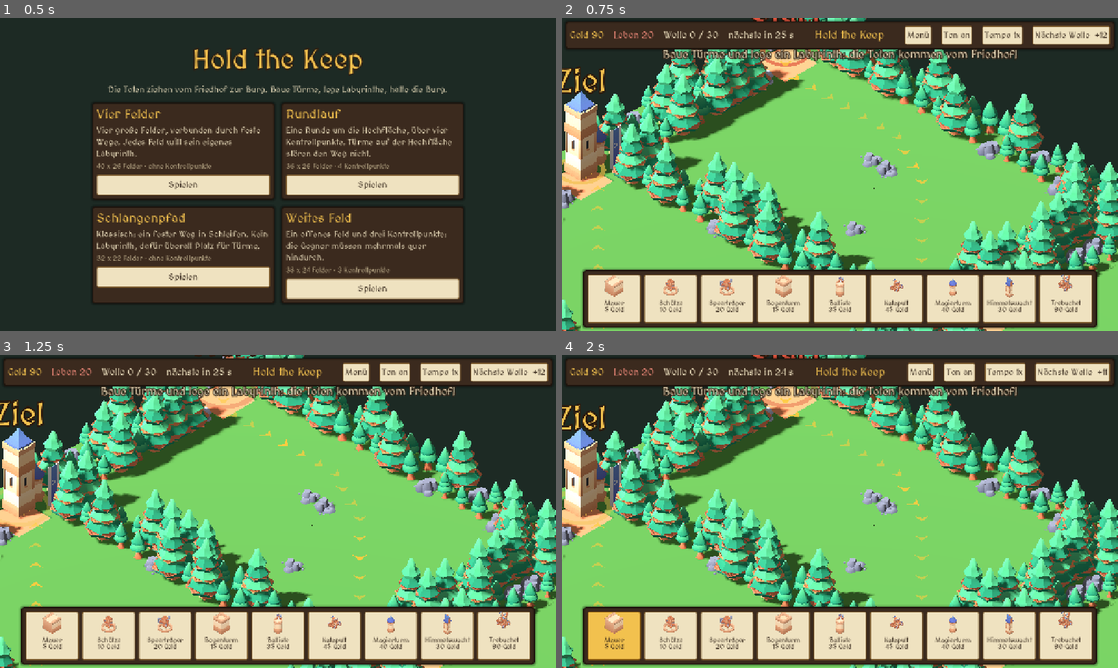
Above: before the commit, frames 1-4 (two rows, left to right).
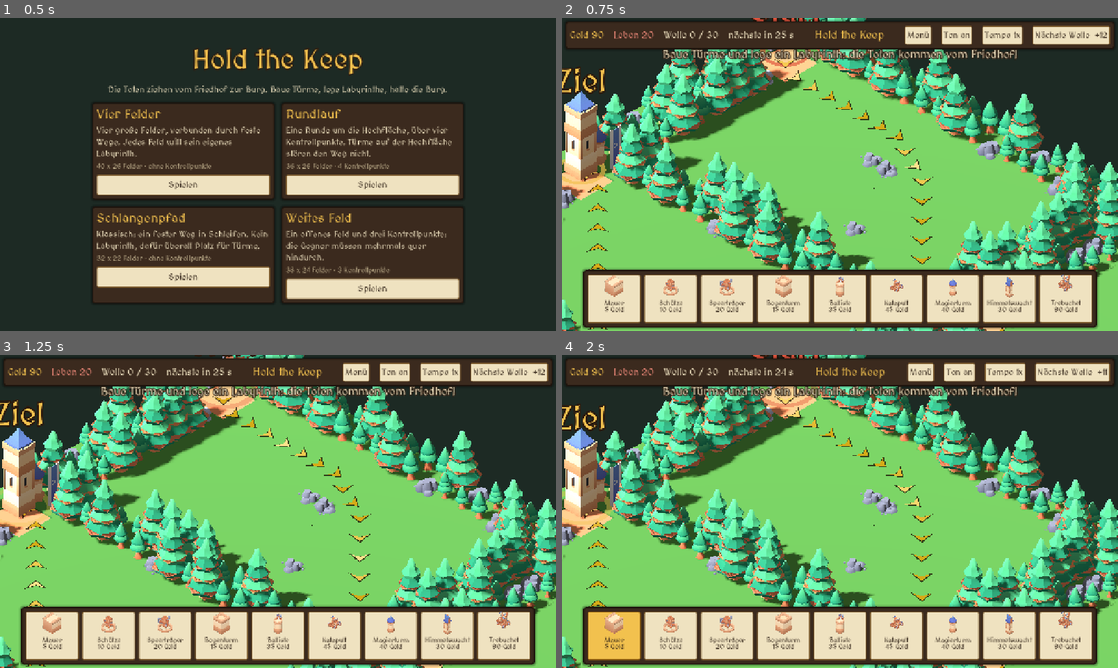
Above: after the commit, the same moments.

Repository: aikitori/hold-the-keep
Game: Godot game, scene res://scenes/menu.tscn
The game is run twice, just before and just after one commit, with the same random seed, the same clock (stepped at 60 frames per second) and the same inputs.
Inputs (mouse positions are in pixels of both pictures, inside the frame that each line leads up to):
- Up to frame 1 (0.5 s): no input
- Up to frame 2 (0.75 s): click "Spielen" at 0.5 s
- Up to frame 3 (1.25 s): no input
- Up to frame 4 (2 s): click (612, 636) at 1.27 s

Frame 1 is identical in both runs. In frame 2, 0.7% of the frame differs, in the area x 4-80%, y 13-100%; in frame 3, 0.7%; in frame 4, 0.8%.

Commit message:
Gemischte Wellen, sechs neue Gegnerarten, deutlichere Wegpfeile
Neue Varianten der vorhandenen Figuren (Farbe, Größe, Fähigkeit): Dieb, Knochenwicht (im Rudel),
Ghul (heilt sich), Schwarzer Ritter und Orkhäuptling (Rüstung, Magie und Feuer gehen durch),
Irrlicht (Flieger). Ab Welle 6 kommen gemischte Gruppen mit 2 bis 4 Arten, ab Welle 15 auch
bei den Bossbegleitern. Wegpfeile größer, kräftiger und mit dunklem Rand. Screenshot aller
Gegner mit shot.tscn gegner.

Co-Authored-By: Claude Opus 5.5 <noreply@anthropic.com>

Diff:
--- a/scripts/defs.gd
+++ b/scripts/defs.gd
@@ -113,17 +113,34 @@
 }
 
 ## model: Figur, lift: Höhe über dem Boden (manche Figuren stehen tiefer im Modell), air: fliegt geradeaus
-## über alles hinweg (von Kontrollpunkt zu Kontrollpunkt).
+## über alles hinweg (von Kontrollpunkt zu Kontrollpunkt). tint: Färbung (multipliziert), armor: zieht so viel
+## von jedem Treffer ab (höchstens 75 %, Magie und Feuer gehen durch), regen: heilt Anteil der Lebenspunkte
+## je Sekunde, solange er nicht brennt. from: erste Welle, in der die Art in gemischten Wellen vorkommt.
 const ENEMIES := {
-	&"skeleton": {"name": "Skelett", "model": "graveyard/character-skeleton", "hp": 21.0, "speed": 1.5, "gold": 2, "lift": 0.2},
-	&"bandit": {"name": "Räuber", "model": "dungeon/character-human", "hp": 34.0, "speed": 1.2, "gold": 2, "lift": 0.0},
-	&"zombie": {"name": "Zombie", "model": "graveyard/character-zombie", "hp": 56.0, "speed": 0.8, "gold": 3, "lift": 0.2},
-	&"orc": {"name": "Ork", "model": "dungeon/character-orc", "hp": 82.0, "speed": 1.0, "gold": 4, "lift": 0.0},
+	&"skeleton": {"name": "Skelett", "model": "graveyard/character-skeleton", "hp": 21.0, "speed": 1.5, "gold": 2, "lift": 0.2, "from": 1},
+	&"bandit": {"name": "Räuber", "model": "dungeon/character-human", "hp": 34.0, "speed": 1.2, "gold": 2, "lift": 0.0, "from": 2},
+	&"zombie": {"name": "Zombie", "model": "graveyard/character-zombie", "hp": 56.0, "speed": 0.8, "gold": 3, "lift": 0.2, "from": 3},
+	&"orc": {"name": "Ork", "model": "dungeon/character-orc", "hp": 82.0, "speed": 1.0, "gold": 4, "lift": 0.0, "from": 6},
+	&"runner": {"name": "Dieb", "model": "dungeon/character-human", "hp": 20.0, "speed": 2.1, "gold": 2, "lift": 0.0,
+		"size": 0.85, "tint": Color(0.55, 0.75, 0.5), "from": 7},
+	&"swarm": {"name": "Knochenwicht", "model": "graveyard/character-skeleton", "hp": 9.0, "speed": 1.8, "gold": 1,
+		"lift": 0.13, "size": 0.62, "tint": Color(1.0, 0.85, 0.6), "pack": 2, "from": 8},
+	&"ghoul": {"name": "Ghul", "model": "graveyard/character-zombie", "hp": 64.0, "speed": 1.0, "gold": 4, "lift": 0.2,
+		"tint": Color(0.6, 0.95, 0.55), "regen": 0.05, "from": 11},
+	&"knight": {"name": "Schwarzer Ritter", "model": "dungeon/character-human", "hp": 80.0, "speed": 0.9, "gold": 5,
+		"lift": 0.0, "size": 1.1, "tint": Color(0.42, 0.42, 0.52), "armor": 6.0, "from": 12},
+	&"warlord": {"name": "Orkhäuptling", "model": "dungeon/character-orc", "hp": 230.0, "speed": 0.8, "gold": 9,
+		"lift": 0.0, "size": 1.35, "tint": Color(1.0, 0.55, 0.5), "armor": 4.0, "from": 17},
 	&"ghost": {"name": "Geist", "model": "graveyard/character-ghost", "hp": 41.0, "speed": 1.3, "gold": 3, "lift": 1.4, "air": true},
+	&"wisp": {"name": "Irrlicht", "model": "graveyard/character-ghost", "hp": 20.0, "speed": 2.0, "gold": 2, "lift": 1.6,
+		"air": true, "size": 0.7, "tint": Color(0.55, 0.85, 1.0), "from": 14},
 	&"vampire": {"name": "Vampir", "model": "graveyard/character-vampire", "hp": 650.0, "speed": 0.9, "gold": 30, "lift": 0.2, "boss": true, "size": 1.8},
 	&"keeper": {"name": "Totengräber", "model": "graveyard/character-keeper", "hp": 1600.0, "speed": 0.75, "gold": 70, "lift": 0.2, "boss": true, "size": 2.2},
 }
+## Erste Wellen und Begleiter der Bosse: eine Art reihum.
 const WAVE_CYCLE: Array[StringName] = [&"skeleton", &"bandit", &"zombie", &"orc"]
+## Arten für gemischte Wellen (ab Welle 6).
+const MIXED: Array[StringName] = [&"skeleton", &"bandit", &"zombie", &"orc", &"runner", &"swarm", &"ghoul", &"knight", &"warlord"]
 ## Luftwellen: 4, 9, 14, ... (jede fünfte, eine vor dem Boss).
 const AIR_WAVE_EVERY := 5
 const AIR_WAVE_OFFSET := 4
@@ -133,29 +150,60 @@
 	return number % AIR_WAVE_EVERY == AIR_WAVE_OFFSET
 
 
-## Gegner einer Welle (1-basiert) in der Reihenfolge, in der sie erscheinen.
+## Gegner einer Welle (1-basiert) in der Reihenfolge, in der sie erscheinen. Ab Welle 6 kommen gemischte
+## Gruppen: 2 Arten, ab Welle 11 drei, ab Welle 21 vier, dazu ab Welle 16 ein paar Flieger. Der Zufall hängt
+## nur von der Wellennummer ab, jede Welle ist also in jedem Spiel gleich.
 static func wave(number: int) -> Array[StringName]:
 	var out: Array[StringName] = []
+	var rng := RandomNumberGenerator.new()
+	rng.seed = number * 7919 + 17
 	if is_air_wave(number):
 		for i in 10 + number / 2:
-			out.append(&"ghost")
+			out.append(&"wisp" if number >= ENEMIES[&"wisp"]["from"] and i % 3 == 1 else &"ghost")
 		return out
-	var kind: StringName = WAVE_CYCLE[(number - 1) % WAVE_CYCLE.size()]
 	var count := 12 + number * 4 / 5
-	if number % 10 == 0:
-		out.append(&"keeper")
-		count = 10
-	elif number % 5 == 0:
-		out.append(&"vampire")
-		count = 10
-	for i in count:
-		# Ab Welle 11 mischt sich die nächste Art dazu, ab Welle 16 auch ein paar Geister.
-		var mix: StringName = WAVE_CYCLE[number % WAVE_CYCLE.size()]
-		if number > 15 and i % 5 == 4:
-			out.append(&"ghost")
-		else:
-			out.append(mix if number > 10 and i % 3 == 2 else kind)
+	var boss := number % 5 == 0
+	if boss:
+		out.append(&"keeper" if number % 10 == 0 else &"vampire")
+		count = 10 + number / 5
+	var kinds: Array[StringName] = []
+	if number < 6 or (boss and number < 15):
+		kinds.append(WAVE_CYCLE[(number - 1) % WAVE_CYCLE.size()])
+	else:
+		var pool: Array[StringName] = MIXED.filter(func(k: StringName) -> bool: return ENEMIES[k]["from"] <= number)
+		# Die neueste Art kommt in ihrer ersten Welle sicher vor.
+		for k in pool:
+			if ENEMIES[k]["from"] == number:
+				kinds.append(k)
+		var wanted := 2 if number <= 10 else 3 if number <= 20 else 4
+		while kinds.size() < wanted:
+			var k: StringName = pool[rng.randi_range(0, pool.size() - 1)]
+			if not kinds.has(k):
+				kinds.append(k)
+	# In Gruppen von 3 bis 5 gleicher Gegner abwechselnd. Kleine Gegner kommen im Rudel (pack).
+	var slot := 0
+	var turn := 0
+	while slot < count:
+		var kind: StringName = kinds[turn % kinds.size()]
+		turn += 1
+		for i in mini(rng.randi_range(3, 5), count - slot):
+			if number > 15 and slot % 6 == 5:
+				out.append(&"wisp" if rng.randf() < 0.5 else &"ghost")
+			else:
+				for p in int(ENEMIES[kind].get("pack", 1)):
+					out.append(kind)
+			slot += 1
 	return out
+
+
+## Namen der Arten einer Welle (ohne Boss), für die Ansage.
+static func wave_names(list: Array[StringName]) -> String:
+	var names: Array[String] = []
+	for kind in list:
+		var name: String = ENEMIES[kind]["name"]
+		if not ENEMIES[kind].get("boss", false) and not names.has(name):
+			names.append(name)
+	return ", ".join(names)
 
 
 ## Lebenspunkte wachsen je Welle um 13 %.
--- a/scripts/dev/logic_test.gd
+++ b/scripts/dev/logic_test.gd
@@ -53,6 +53,15 @@
 	_test_maps()
 	var boss_wave := Defs.wave(5)
 	_check(boss_wave[0] == &"vampire" and Defs.wave(10)[0] == &"keeper", "Bosse in Welle 5 und 10")
+	var seen := {}
+	for n in range(1, Defs.WAVES + 1):
+		for kind in Defs.wave(n):
+			seen[kind] = true
+	_check(seen.size() == Defs.ENEMIES.size(), "Alle %d Gegnerarten kommen vor (%d)" % [Defs.ENEMIES.size(), seen.size()])
+	var mixed := {}
+	for kind in Defs.wave(12):
+		mixed[kind] = true
+	_check(mixed.size() >= 3 and Defs.wave(12) == Defs.wave(12), "Welle 12 gemischt und immer gleich")
 	_check(Defs.upgrade_cost(&"archer", 3) == -1 and Defs.upgrade_cost(&"wall", 1) == -1, "Ausbau endet bei Stufe 3, Mauern nie")
 	await _play()
 	print("LOGIC-TEST ", "FEHLGESCHLAGEN" if _failed else "OK")
--- a/scripts/dev/shot.gd
+++ b/scripts/dev/shot.gd
@@ -14,6 +14,9 @@
 		await _frames(4)
 		get_viewport().get_texture().get_image().save_png(folder + "/menu.png")
 		get_tree().quit()
+		return
+	if what == "gegner":
+		await _enemies(folder)
 		return
 	Main.map_id = StringName(what)
 	var main: Main = load("res://scenes/main.tscn").instantiate()
@@ -73,6 +76,30 @@
 	get_tree().quit()
 
 
+## Alle Gegnerarten in einer Reihe (zum Vergleich der Varianten).
+func _enemies(folder: String) -> void:
+	Main.map_id = &"weites_feld"
+	var main: Main = load("res://scenes/main.tscn").instantiate()
+	add_child(main)
+	await _frames(2)
+	main.countdown = 1000.0
+	var center := Vector3(main.map.size.x / 2.0, 0.0, main.map.size.y / 2.0)
+	var i := 0
+	for kind: StringName in Defs.ENEMIES:
+		var enemy := Enemy.new()
+		main.add_child(enemy)
+		enemy.setup(kind, 1, main, main.board)
+		enemy.set_process(false)
+		enemy.position = center + Vector3(i * 1.3 - 7.0, enemy.position.y, -i * 1.3 + 7.0)
+		enemy.rotation.y = PI * 0.25
+		i += 1
+	main.rig.position = center
+	main.rig.camera.size = 12.0
+	await _frames(4)
+	get_viewport().get_texture().get_image().save_png(folder + "/gegner.png")
+	get_tree().quit()
+
+
 ## App-Icon: Burgturm mit Fahnen auf einer Graskachel, 512 x 512.
 func _icon(folder: String) -> void:
 	var viewport := SubViewport.new()
--- a/scripts/enemy.gd
+++ b/scripts/enemy.gd
@@ -28,6 +28,8 @@
 var _anim: Figure
 var _bob := randf() * TAU
 var _fire: Node3D
+var _armor := 0.0
+var _regen := 0.0
 
 
 func setup(enemy_kind: StringName, wave: int, main: Node, field: Board) -> void:
@@ -46,6 +48,16 @@
 	var size: float = def.get("size", 1.0) * 1.15
 	_anim.scale = Vector3(size, size, size)
 	add_child(_anim)
+	if def.has("tint"):
+		# Varianten derselben Figur: Farbe darübermultiplizieren, die Textur bleibt erkennbar.
+		var overlay := StandardMaterial3D.new()
+		overlay.albedo_color = def["tint"]
+		overlay.blend_mode = BaseMaterial3D.BLEND_MODE_MUL
+		overlay.shading_mode = BaseMaterial3D.SHADING_MODE_UNSHADED
+		for mesh: MeshInstance3D in _anim.find_children("*", "MeshInstance3D", true, false):
+			mesh.material_overlay = overlay
+	_armor = def.get("armor", 0.0)
+	_regen = def.get("regen", 0.0)
 	_anim.speed_scale = speed * 1.4
 	_anim.play("walk")
 	if air:
@@ -93,9 +105,12 @@
 	distance_left = rest + board.remaining_after(leg)
 
 
-func take_damage(amount: float) -> void:
+## pierce: Magie und Feuer gehen durch die Rüstung.
+func take_damage(amount: float, pierce := false) -> void:
 	if not alive:
 		return
+	if _armor > 0.0 and not pierce:
+		amount = maxf(amount * 0.25, amount - _armor)
 	hp -= amount
 	if hp <= 0.0:
 		_die()
@@ -118,7 +133,7 @@
 func _die() -> void:
 	alive = false
 	game.enemy_killed(self)
-	Sfx.play_at(&"boss_die" if is_boss else &"bones" if kind == &"skeleton" else &"ghost" if air else &"die", position)
+	Sfx.play_at(&"boss_die" if is_boss else &"bones" if kind in [&"skeleton", &"swarm"] else &"ghost" if air else &"die", position)
 	_anim.speed_scale = 1.0
 	_anim.play("die")
 	var tween := create_tween()
@@ -136,12 +151,14 @@
 			_slow = 0.0
 	if _burn_time > 0.0:
 		_burn_time -= delta
-		take_damage(_burn * delta)
+		take_damage(_burn * delta, true)
 		if _burn_time <= 0.0 and _fire != null:
 			_fire.queue_free()
 			_fire = null
 		if not alive:
 			return
+	if _regen > 0.0 and _burn_time <= 0.0:
+		hp = minf(max_hp, hp + max_hp * _regen * delta)
 	var height := GROUND + _lift
 	var step := speed * (1.0 - _slow) * delta
 	while step > 0.0:
--- a/scripts/main.gd
+++ b/scripts/main.gd
@@ -304,8 +304,8 @@
 	countdown = 0.0
 	_queue = Defs.wave(wave)
 	_spawn_timer = 0.0
-	var boss := _queue[0] in [&"vampire", &"keeper"]
-	var label: String = ("Boss! " if boss else "") + Defs.ENEMIES[_queue[-1]]["name"]
+	var boss: bool = Defs.ENEMIES[_queue[0]].get("boss", false)
+	var label: String = ("Boss! %s mit " % Defs.ENEMIES[_queue[0]]["name"] if boss else "") + Defs.wave_names(_queue)
 	if Defs.is_air_wave(wave):
 		label = "Luftangriff! Geister fliegen über das Labyrinth"
 	hud.toast("Welle %d: %s" % [wave, label])
--- a/scripts/path_view.gd
+++ b/scripts/path_view.gd
@@ -4,7 +4,7 @@
 ## eine helle Vorschau den Weg, der mit dem neuen Turm entstehen würde.
 
 const HEIGHT := 0.215  # knapp über der Bodenkachel
-const COLOR := Color(1.0, 0.8, 0.25)
+const COLOR := Color(1.0, 0.78, 0.1)
 const PREVIEW_COLOR := Color(0.75, 0.95, 1.0)
 const FLOW_SPEED := 6.0  # Felder pro Sekunde
 
@@ -24,22 +24,32 @@
 	add_child(node)
 
 
-## Pfeil als flaches Dreieck-Paar (Winkel), Spitze zeigt nach +z.
+## Pfeil als flacher Winkel, Spitze zeigt nach +z, mit dunklem Rand darunter, damit er auf Gras und Stein
+## gleich gut zu sehen ist.
 func _arrow_mesh() -> Mesh:
+	var mesh := ArrayMesh.new()
+	_add_chevron(mesh, 1.3, 0.0, Color(0.1, 0.06, 0.02, 0.75), false, -1)
+	_add_chevron(mesh, 1.0, 0.01, Color.WHITE, true, 0)
+	return mesh
+
+
+func _add_chevron(mesh: ArrayMesh, size: float, lift: float, color: Color, tinted: bool, priority: int) -> void:
 	var st := SurfaceTool.new()
 	st.begin(Mesh.PRIMITIVE_TRIANGLES)
-	var points := [Vector3(0, 0, 0.32), Vector3(0.3, 0, -0.1), Vector3(0, 0, 0.06),
-			Vector3(0, 0, 0.32), Vector3(0, 0, 0.06), Vector3(-0.3, 0, -0.1)]
+	var points := [Vector3(0, 0, 0.36), Vector3(0.36, 0, -0.14), Vector3(0, 0, 0.04),
+			Vector3(0, 0, 0.36), Vector3(0, 0, 0.04), Vector3(-0.36, 0, -0.14)]
 	for p: Vector3 in points:
 		st.set_normal(Vector3.UP)
-		st.add_vertex(p)
+		st.add_vertex(Vector3(p.x * size, lift, (p.z - 0.11) * size + 0.11))
 	var material := StandardMaterial3D.new()
 	material.shading_mode = BaseMaterial3D.SHADING_MODE_UNSHADED
 	material.transparency = BaseMaterial3D.TRANSPARENCY_ALPHA
-	material.vertex_color_use_as_albedo = true
+	material.vertex_color_use_as_albedo = tinted
+	material.albedo_color = color
 	material.cull_mode = BaseMaterial3D.CULL_DISABLED
+	material.render_priority = priority
 	st.set_material(material)
-	return st.commit()
+	st.commit(mesh)
 
 
 func show_path(path: Array[Vector2i], preview := false) -> void:
@@ -67,5 +77,6 @@
 		var d := fposmod(i - head, 8.0)
 		var glow := maxf(0.0, 1.0 - minf(d, 8.0 - d) / 2.0)
 		var color := _color
-		color.a = 0.55 + 0.45 * glow
+		color.a = 0.8 + 0.2 * glow
+		color = color.lerp(Color.WHITE, 0.5 * glow)
 		_multi.set_instance_color(i, color)
--- a/scripts/projectile.gd
+++ b/scripts/projectile.gd
@@ -98,7 +98,7 @@
 		enemy.apply_slow(hit["slow"], hit["slow_time"])
 	if hit["burn"] > 0.0:
 		enemy.apply_burn(hit["burn"], 3.0)
-	enemy.take_damage(hit["damage"])
+	enemy.take_damage(hit["damage"], kind in ["magic", "fire"])
 
 
 ## Kettenblitz: weiter zum nächsten Gegner, der noch nicht getroffen wurde.
Not shown, changed: CLAUDE.md
Not shown, changed: docs/GAME_DESIGN.md
